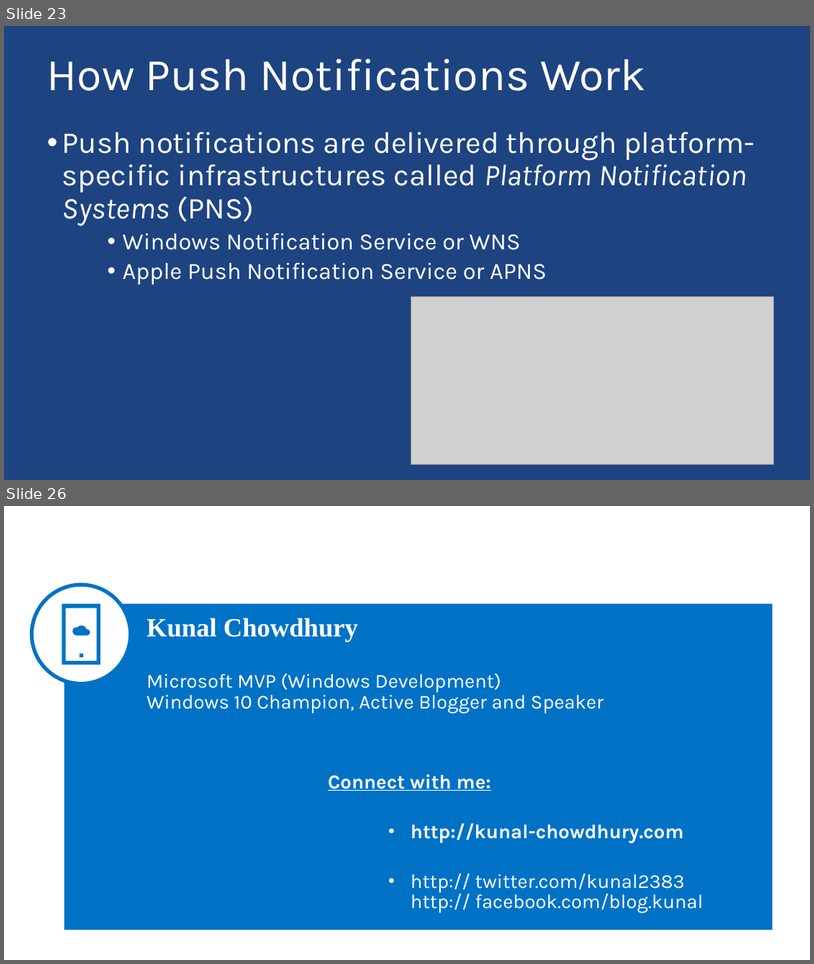
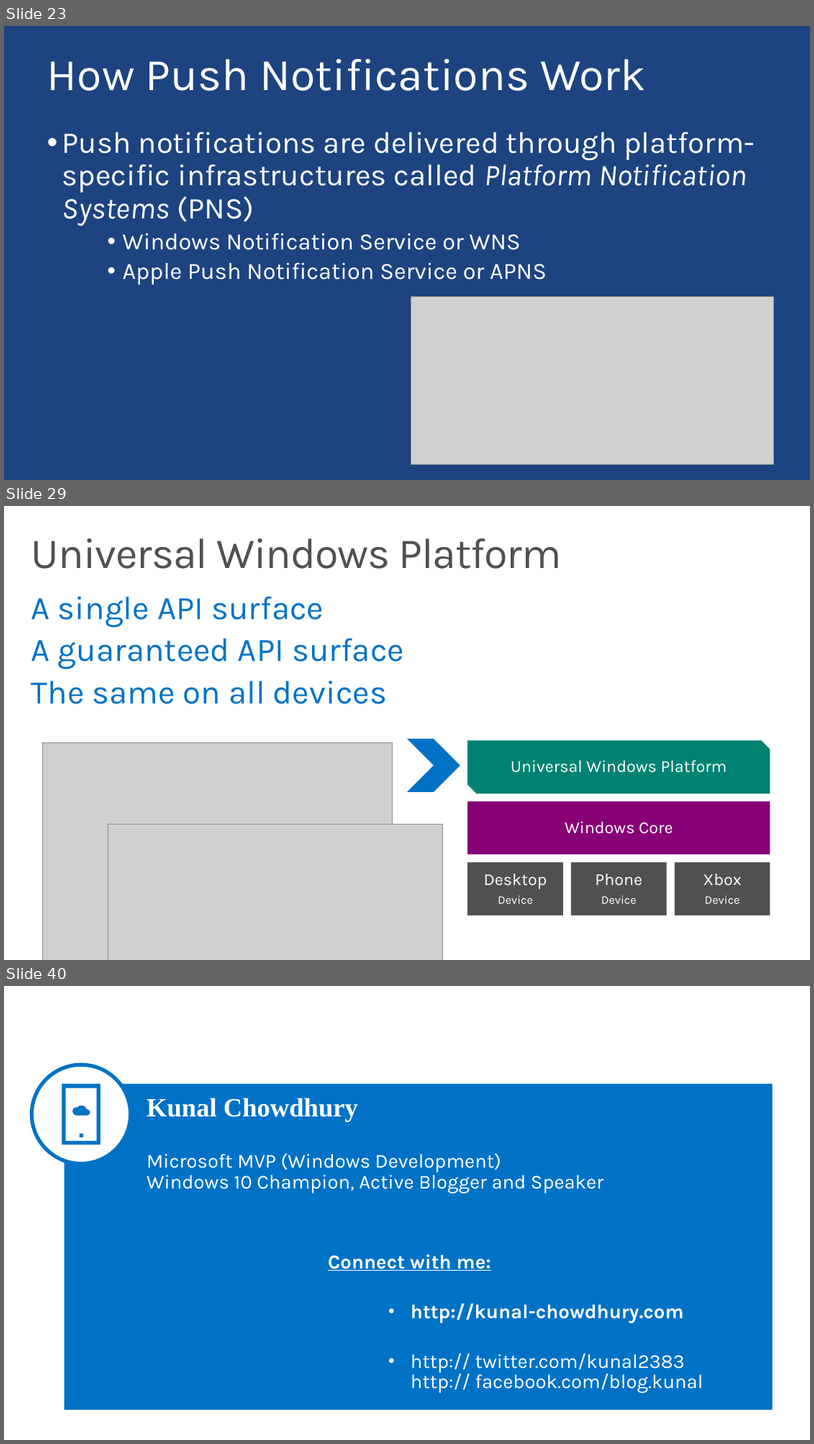
Before and after one commit to kunal-chowdhury/Public-Speakings, a slide deck: 20161112-12-Nov-2016, Microsoft Azure MVP Bootcamp/Azure App Services and Universal Windows Platform.pptx. Shown one above the other, each under a label of ours: slides 23 and 26 before the commit, slides 23, 29 and 40 after it; the slides between them are not shown. The pictures are 814x964 and 814x1444 pixels, drawn with LibreOffice and Linux fonts; fonts in the diff are those of the drawing; grey boxes stand for pictures; background and template pictures are left out. Boxes give left, top, right and bottom in pixels: in the first picture for what was removed or moved away, otherwise in the second. Text is boxed around its words. In the diff, an @@ line names an element or a change of style, - is before the commit and + after.

Commit message:
Updated the slides for 'Microsoft Azure MVP Bootcamp - 12Nov2016' on 'Azure App Services and Universal Windows Platform'

```diff
--- a/20161112-12-Nov-2016, Microsoft Azure MVP Bootcamp/Azure App Services and Universal Windows Platform.pptx
+++ b/20161112-12-Nov-2016, Microsoft Azure MVP Bootcamp/Azure App Services and Universal Windows Platform.pptx
@@ slide 29 added at (x1=4, y1=506, x2=810, y2=960), background #FFFFFF @@
@@ title added at (x1=31, y1=538, x2=561, y2=569), 52 pt, text #505050 @@
+Universal Windows Platform
@@ text added at (x1=31, y1=596, x2=404, y2=704), 40 pt, text #0072C6 @@
+A single API surface
+A guaranteed API surface
+The same on all devices
@@ picture added at (x1=43, y1=743, x2=392, y2=960) @@
@@ chevron added at (x1=407, y1=739, x2=460, y2=792), fill #0072C6 @@
@@ group added at (x1=468, y1=740, x2=771, y2=915): 4 rectangles, 1 snip diag rect @@
+Phone
+Device
+Xbox
+Device
+Desktop
+Device
+Windows Core
+Universal Windows Platform
@@ picture added at (x1=108, y1=824, x2=443, y2=960) @@
@@ what was slide 26 is now slide 40 @@
```
Also in this commit, not shown: 2 slides changed, 15 other slides added, 2 slides removed.
